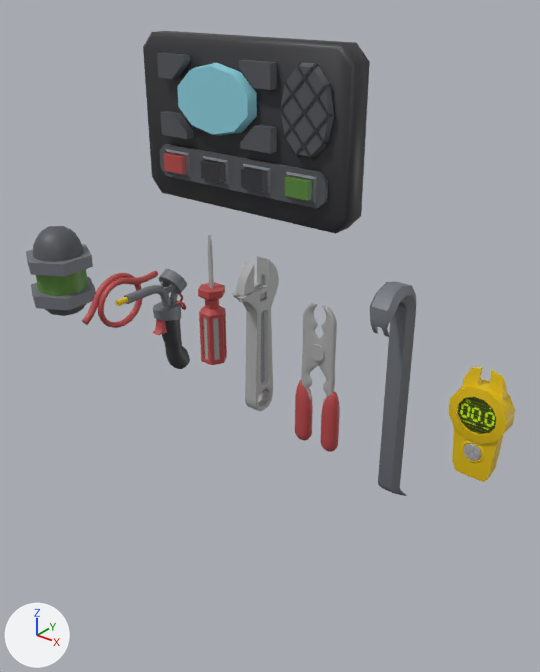
An edit to the Blender file SS5R-Source/Assets/Models.blend, drawn before and after from the same camera.
Before and after are seen from a camera (50 mm lens) standing at (0.919, -1.103, 0.731) and looking at (-0.006, 0.053, 0.014). The axes (+X, +Y, +Z) are drawn at lower left. The lights are the same throughout.

In view in the first picture: 'Coil', 'Cube', 'Intercom', 'Multitool', 'Multitool.001', 'ProximitySensor', 'Screwdriver', 'WeldingTool', 'Wirecutters', 'Wrench'.
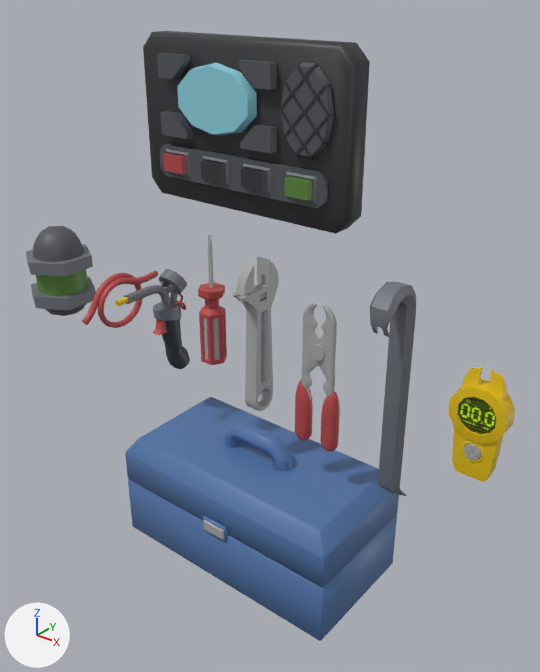
What the commit changed:
me_cube_017 has 180 vertices, 170 faces and spans x -0.292..0.292, y 0.016..0.198, z -0.15..0.15.
me_cube_017 is used by ob_toolboxtop; location (0.0, 0.0, 0.0); rotation (1.571, 0.0, 0.0), in degrees (90, 0, 0).
me_cube_017 no longer uses material mat_tool_png (picture img_tool_png).
me_cube_017 part 1: texture (UV) coordinates of 170 of 170 faces, centred in x -0.292..0.292, y 0.016..0.198, z -0.15..0.15, changed; they spanned u 0.53..0.59, v 0.3..0.91 and now span u 0.67..0.68, v 0.55..0.6.
me_cube_017 now uses material mat_palette01_png (picture img_palette01_png).
me_cube_015 has 128 vertices, 116 faces and spans x -0.292..0.292, y -0.133..0.037, z -0.165..0.155.
me_cube_015 is used by ob_toolboxbase; location (0.0, 0.0, 0.0); rotation (1.571, 0.0, 0.0), in degrees (90, 0, 0).
me_cube_015 no longer uses material mat_tool_png (picture img_tool_png).
me_cube_015 part 2: texture (UV) coordinates of 116 of 116 faces, centred in x -0.292..0.292, y -0.133..0.037, z -0.165..0.155, changed; they spanned u 0.18..0.59, v 0.11..0.69 and now span u 0.3..0.69, v 0.54..0.7.
me_cube_015 now uses material mat_palette01_png (picture img_palette01_png).
Object 'ToolboxButton' (ob_toolboxbutton) moves from (0.0, 0.0, 0.0) to (0.0, 0.0, -0.4).
Object 'ToolboxButton' (ob_toolboxbutton) is now shown.
Object 'ToolboxTop' (ob_toolboxtop) moves from (0.0, 0.0, 0.0) to (0.0, 0.0, -0.4).
Object 'ToolboxTop' (ob_toolboxtop) loses its EDGE_SPLIT modifier named 'EdgeSplit'.
Modifier setting removed (it was split_angle = 0.375).
Object 'ToolboxTop' (ob_toolboxtop) is now shown.
Object 'ToolboxBase' (ob_toolboxbase) moves from (0.0, 0.0, 0.0) to (0.0, 0.0, -0.4).
Object 'ToolboxBase' (ob_toolboxbase) has a EDGE_SPLIT modifier named 'EdgeSplit'.
Modifier setting removed (it was split_angle = 0.375).
Object 'ToolboxBase' (ob_toolboxbase) is now shown.
Modifier setting: use_edge_angle = False.

Changed parts and their boxes [x1, y1, x2, y2] in the pictures (540 x 672 px):
'ToolboxTop', shown (blue)
    after: [125, 397, 399, 587]
'ToolboxBase', shown (blue)
    after: [128, 479, 397, 641]
'ToolboxButton', shown
    after: [203, 519, 224, 540]
